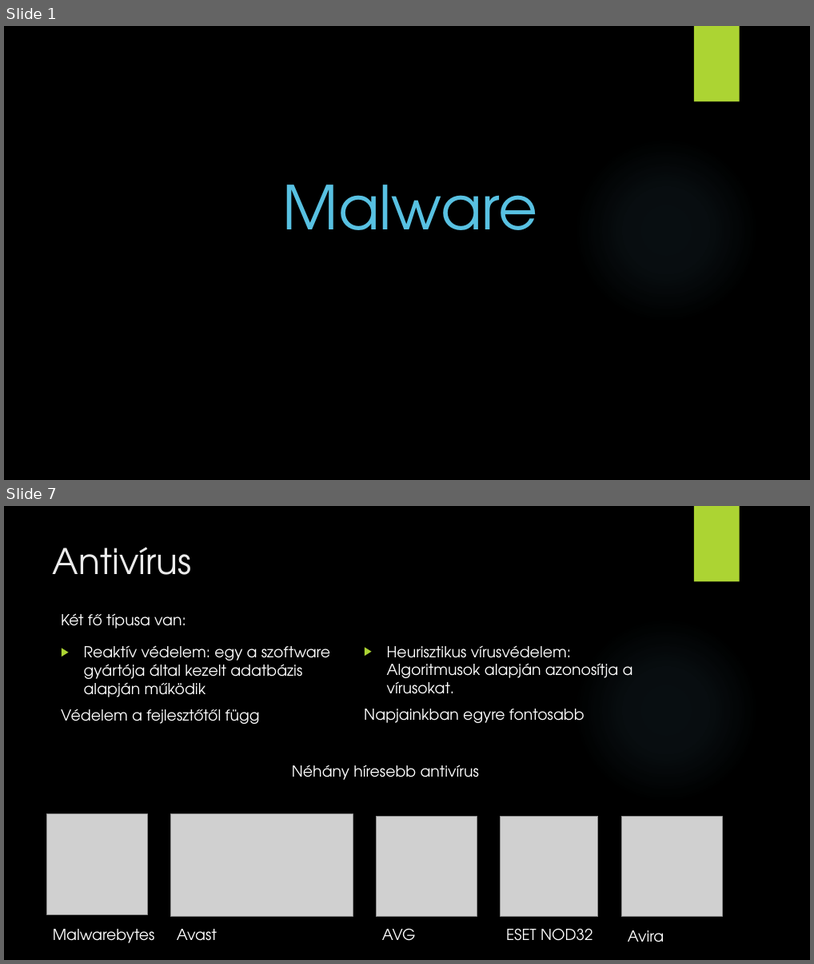
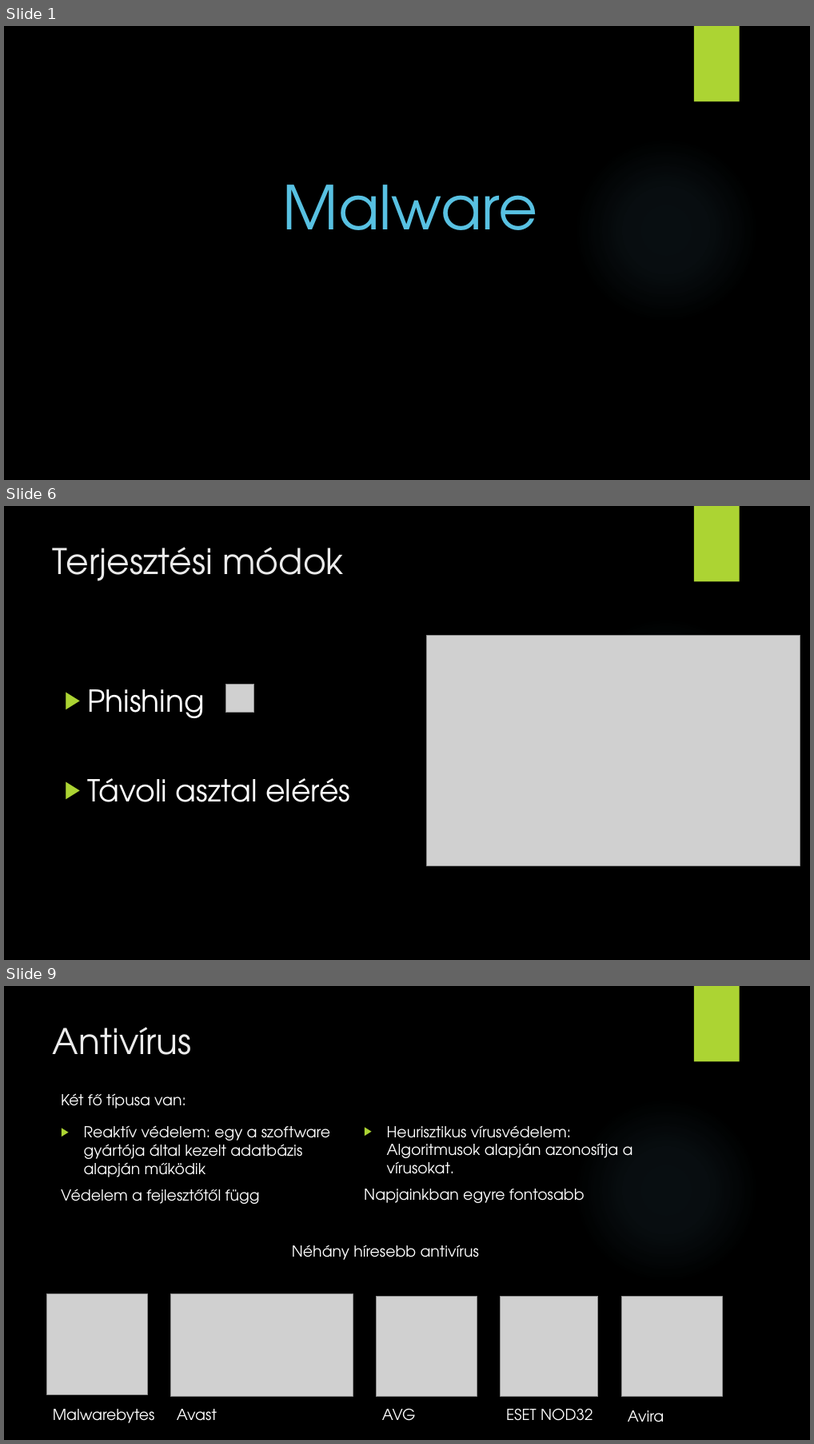
Before and after one commit to SzPeter20/nicet-tsbro, a slide deck: GenericITtopic.pptx. Shown one above the other, each under a label of ours: slides 1 and 7 before the commit, slides 1, 6 and 9 after it; the slides between them are not shown. The pictures are 814x964 and 814x1444 pixels, drawn with LibreOffice and Linux fonts; fonts in the diff are those of the drawing; grey boxes stand for pictures; background and template pictures are left out. Boxes give left, top, right and bottom in pixels: in the first picture for what was removed or moved away, otherwise in the second. Text is boxed around its words. In the diff, an @@ line names an element or a change of style, - is before the commit and + after.

```diff
--- a/GenericITtopic.pptx
+++ b/GenericITtopic.pptx
@@ slide 6 added at bbox=[4, 506, 810, 960], background picture (left out); not listed: 2 template elements that a slide beside it also shows @@
@@ title added at bbox=[53, 547, 345, 581], 42 pt, text #EBEBEB @@
+Terjesztési módok
@@ picture added at bbox=[427, 636, 801, 865] @@
@@ text added at bbox=[87, 689, 350, 802], 36 pt, text #FFFFFF @@
+▶ Phishing
+▶ Távoli asztal elérés
@@ picture added at bbox=[226, 684, 254, 712] @@
@@ what was slide 7 is now slide 9 @@
```
Also in this commit, not shown: 8 slides changed, 2 other slides added.
